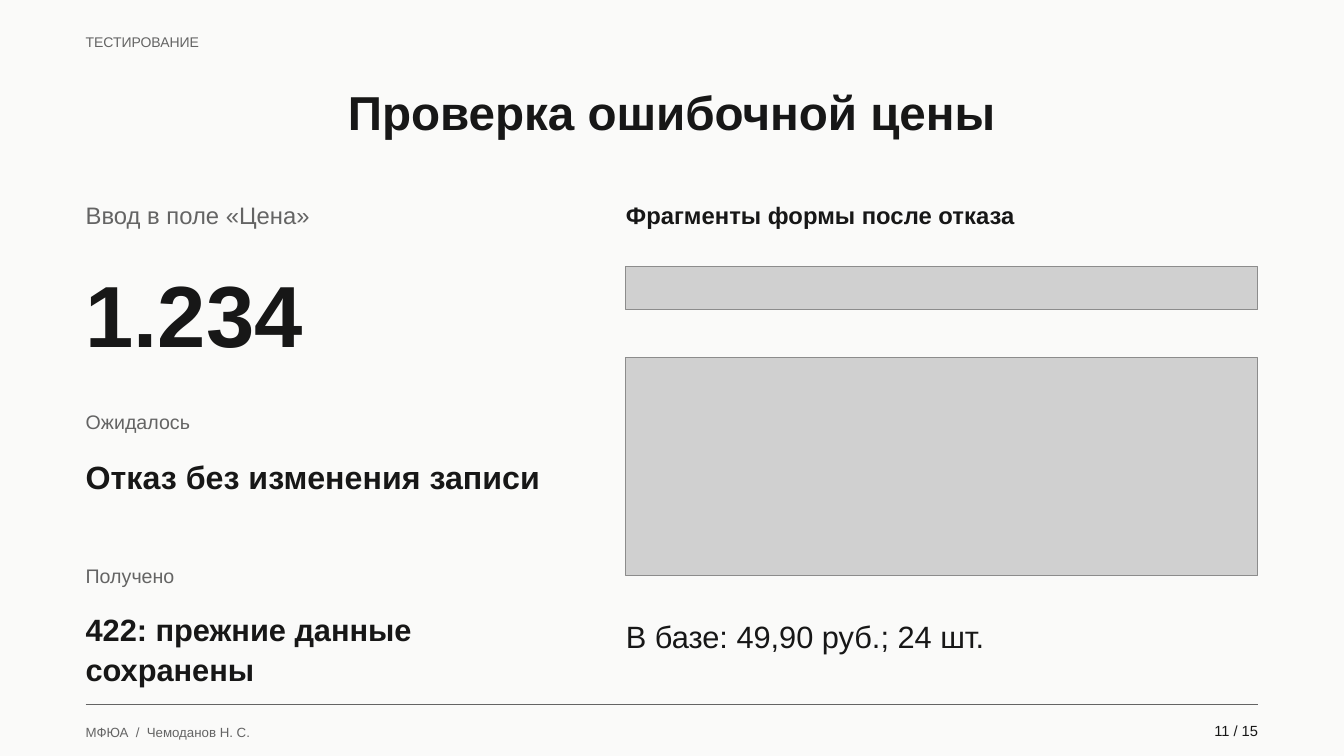
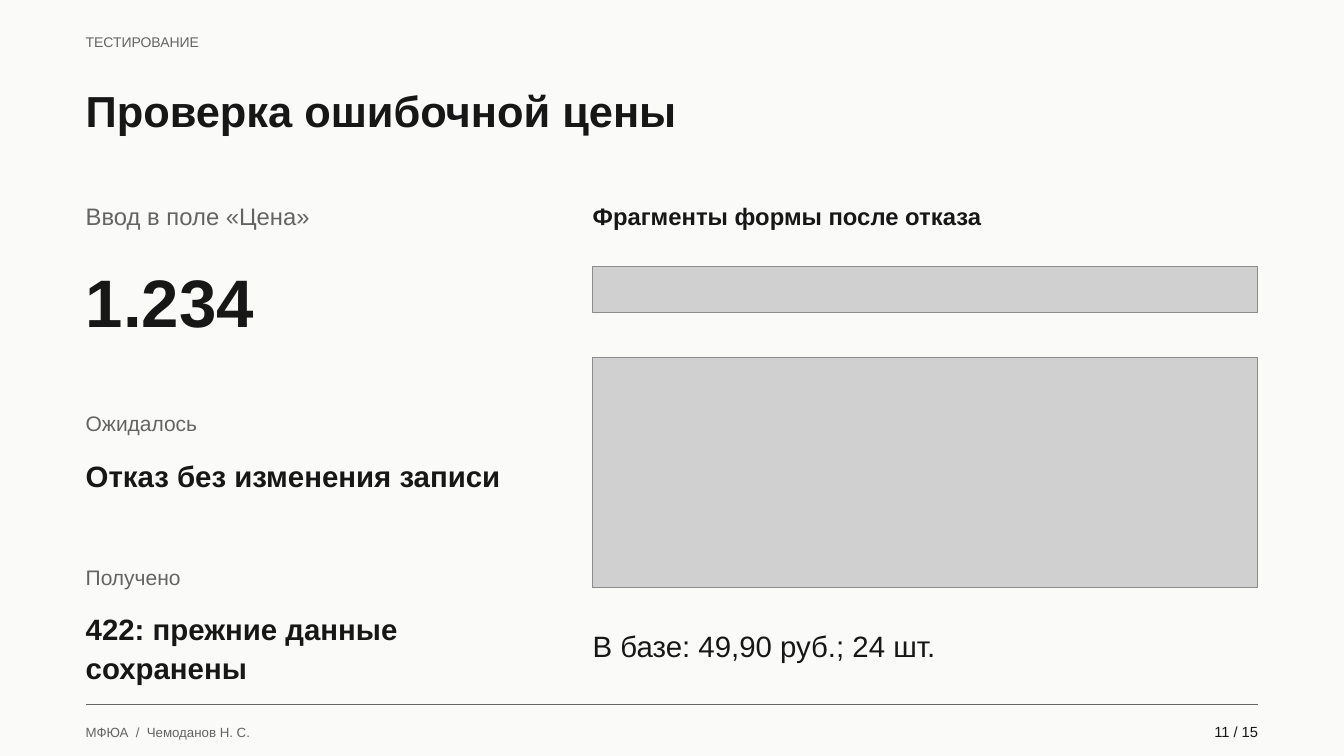
Before and after one commit to Koryza/kyyyyyrsach, a slide deck: slide 11 of docs/defense/catalog_defense.pptx. Drawn at 1344x756 pixels with LibreOffice and Linux fonts; fonts in the diff are those of the drawing; grey boxes stand for pictures. Boxes give left, top, right and bottom in pixels: in the first picture for what was removed or moved away, otherwise in the second. Text is boxed around its words. In the diff, an @@ line names an element or a change of style, - is before the commit and + after.

```diff
--- a/docs/defense/catalog_defense.pptx
+++ b/docs/defense/catalog_defense.pptx
@@ text "Проверка ошибочной цены" at (x1=86, y1=94, x2=676, y2=135): size 34 to 31 pt; alignment centre to left; line spacing 1.08 to 1.1 @@
@@ text "Фрагменты формы после отказа" moved from (x1=626, y1=206, x2=1014, y2=229) to (x1=593, y1=207, x2=981, y2=230) @@
@@ text "Фрагменты формы после отказа" at (x1=593, y1=207, x2=981, y2=230): line spacing 1.08 to 1.1 @@
@@ text "1.234" at (x1=86, y1=280, x2=254, y2=328): size 62 to 48 pt; line spacing 1.08 to 1.1 @@
@@ picture resized from (x1=626, y1=266, x2=1258, y2=310) to (x1=593, y1=266, x2=1258, y2=313) @@
@@ picture resized from (x1=626, y1=358, x2=1258, y2=576) to (x1=593, y1=358, x2=1258, y2=587) @@
@@ text "Ожидалось" at (x1=86, y1=416, x2=197, y2=435): size 14 to 15 pt; line spacing 1.08 to 1.1 @@
@@ text "Отказ без изменения записи" at (x1=86, y1=465, x2=501, y2=488): size 23 to 21 pt; line spacing 1.08 to 1.1 @@
@@ text "Получено" at (x1=86, y1=570, x2=181, y2=590): size 14 to 15 pt; line spacing 1.08 to 1.1 @@
@@ text "422: прежние данные сохранены" at (x1=86, y1=619, x2=397, y2=685): size 22 to 21 pt; line spacing 1.08 to 1.1 @@
@@ text "В базе: 49,90 руб.; 24 ..." at (x1=593, y1=635, x2=935, y2=663): size 22 to 21 pt; line spacing 1.08 to 1.1 @@
@@ text "В базе: 49,90 руб.; 24 ..." moved from (x1=626, y1=625, x2=984, y2=654) to (x1=593, y1=635, x2=935, y2=663) @@
```
Also in this commit, not shown: 14 other slides changed, 7 other files.
